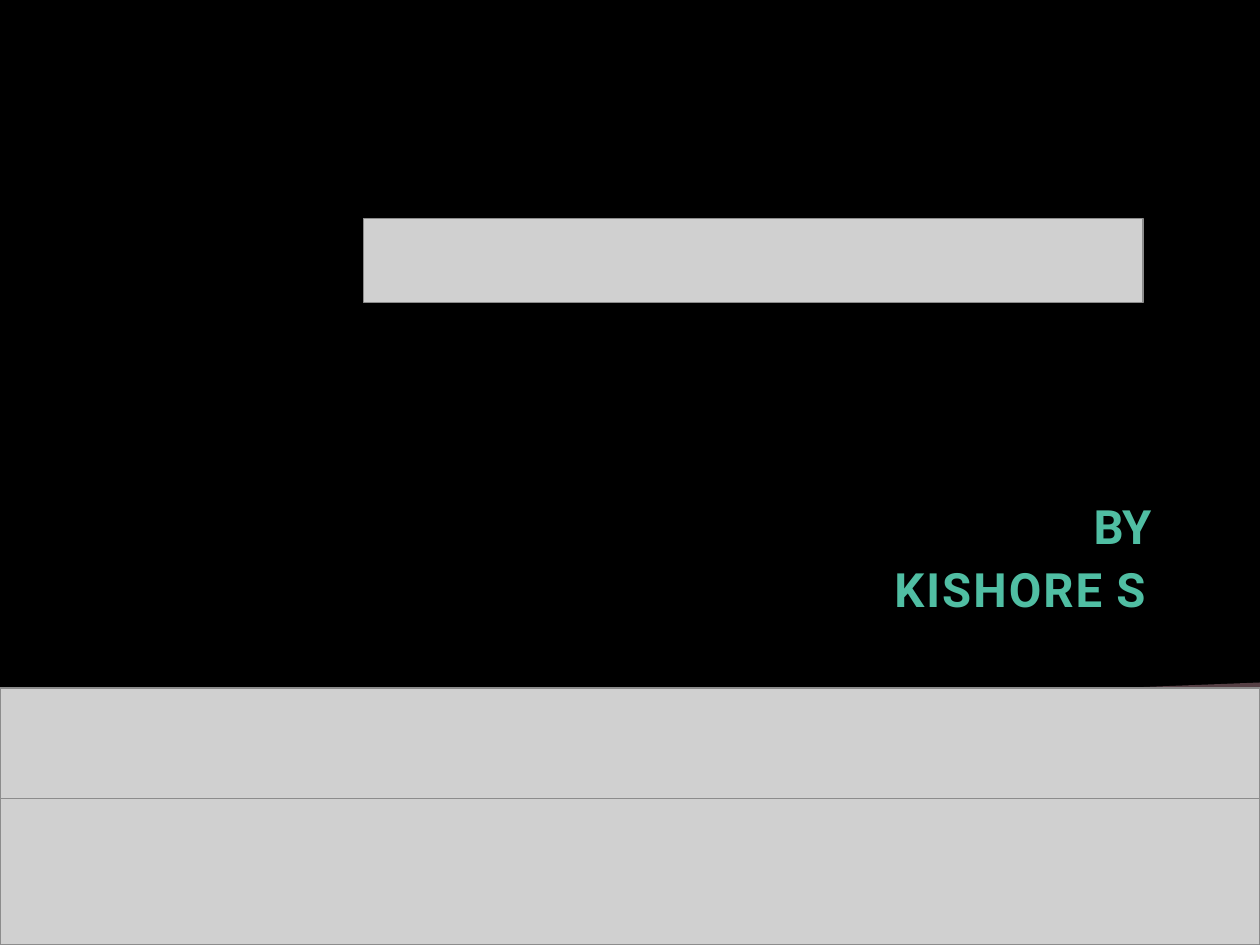
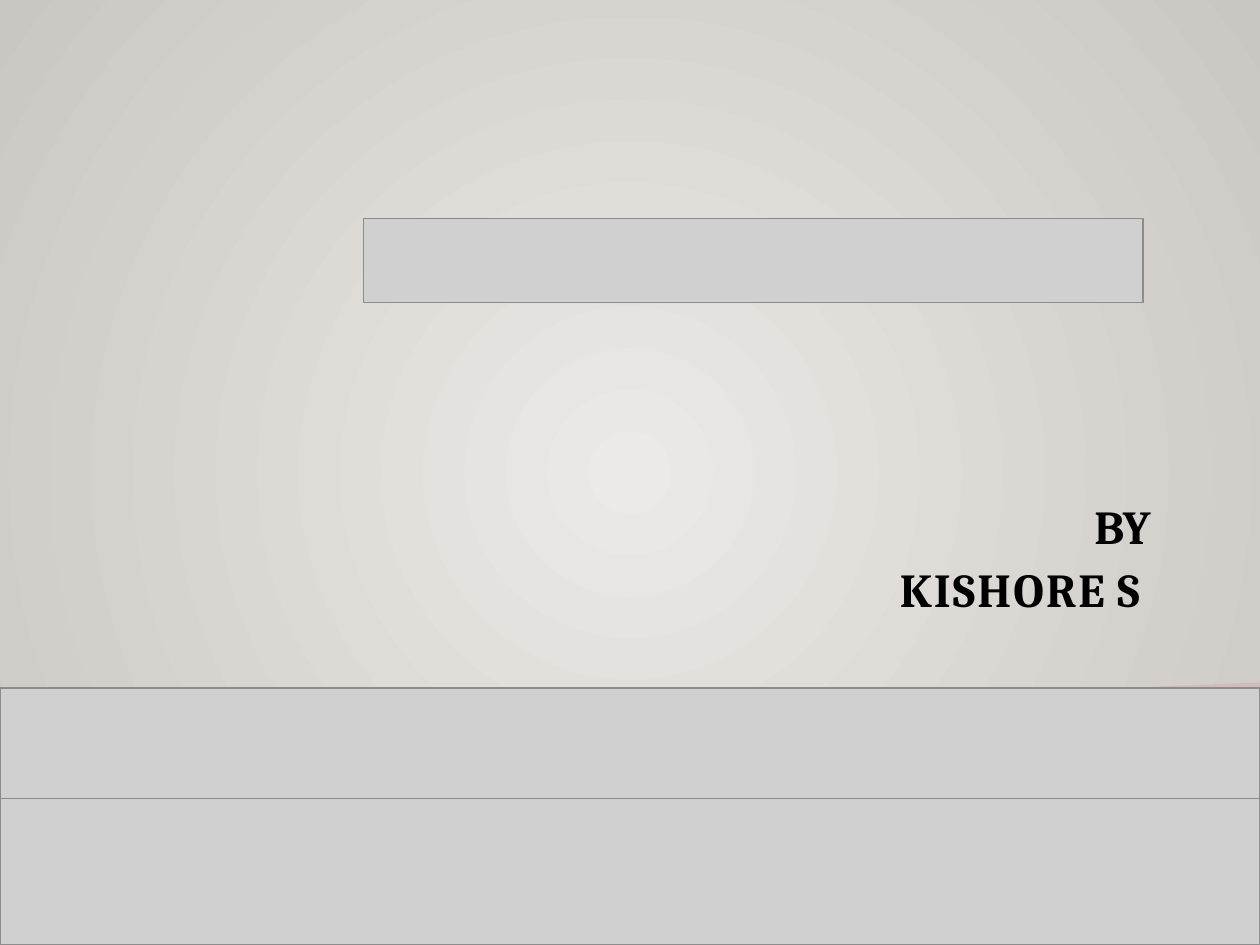
Before and after one commit to Skkishore1103/SQL-Project, a slide deck: slide 1 of Kishore S SQL Project.pptx. Drawn at 1260x945 pixels with LibreOffice and Linux fonts; fonts in the diff are those of the drawing; grey boxes stand for pictures; background and template pictures are left out. Boxes give left, top, right and bottom in pixels: in the first picture for what was removed or moved away, otherwise in the second. Text is boxed around its words. In the diff, an @@ line names an element or a change of style, - is before the commit and + after.

```diff
--- a/Kishore S SQL Project.pptx
+++ b/Kishore S SQL Project.pptx
@@ background picture (left out) to gradient #ECEAE7 to #CAC7C1 @@
@@ text "BY KISHORE S" at bbox=[900, 512, 1150, 608]: font Roboto to Cambria, text colour #50BEA3 to #000000 @@
```
Also in this commit, not shown: 59 other slides changed.
